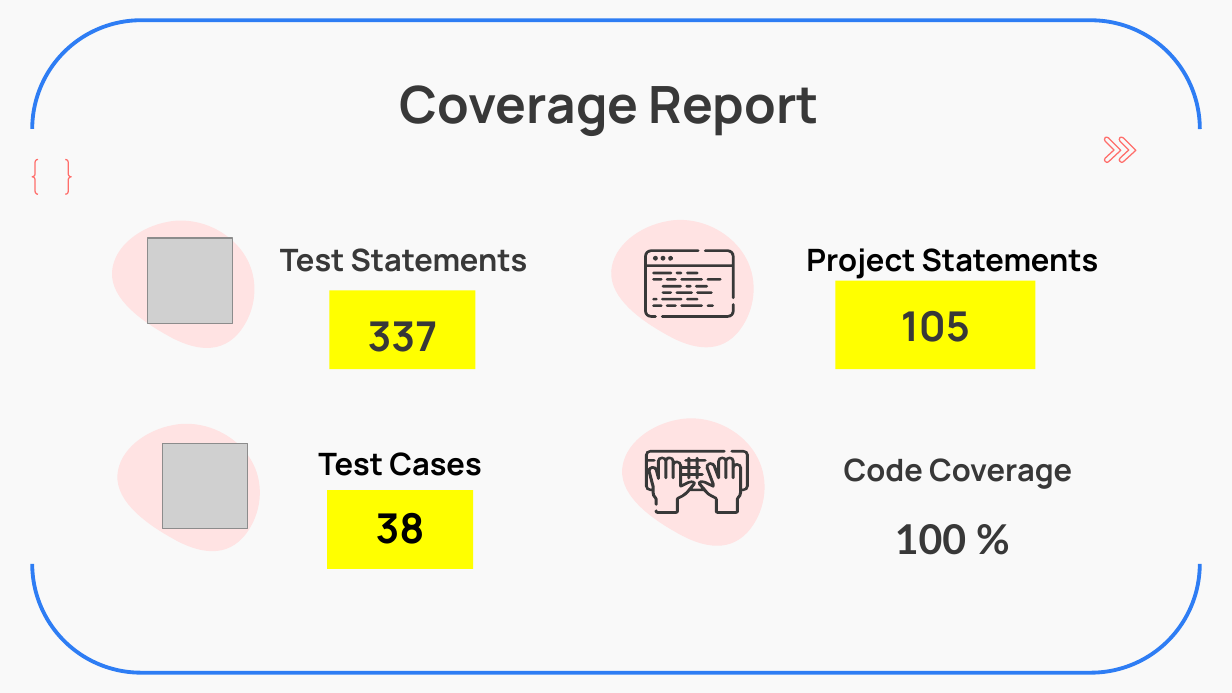
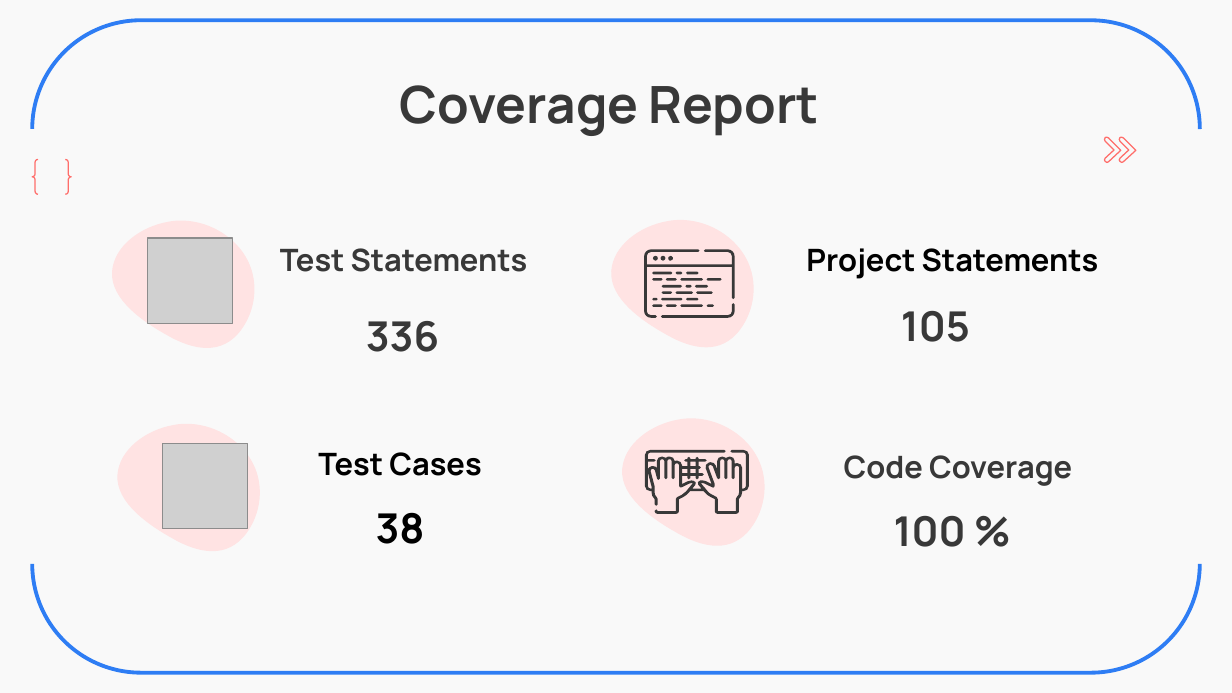
Before and after one commit to ZavierHuang/RESTFUL-API-DESIGN, a slide deck: slide 20 of 黃昱叡_和碩線下測驗_UnitTest_Restful_V2.pptx. Drawn at 1232x693 pixels with LibreOffice and Linux fonts; fonts in the diff are those of the drawing; grey boxes stand for pictures. Boxes give left, top, right and bottom in pixels: in the first picture for what was removed or moved away, otherwise in the second. Text is boxed around its words. In the diff, an @@ line names an element or a change of style, - is before the commit and + after.

```diff
--- a/黃昱叡_和碩線下測驗_UnitTest_Restful_V2.pptx
+++ b/黃昱叡_和碩線下測驗_UnitTest_Restful_V2.pptx
@@ 2 texts, 1 subtitle: place and size @@
-2 texts, 1 subtitle at [326, 281, 1035, 569]
+2 texts, 1 subtitle at [366, 311, 970, 544]
@@ fill #FFFF00 to none in 3 elements at [901, 311, 970, 342], [376, 512, 425, 544], [366, 321, 439, 352] @@
@@ text at [366, 321, 439, 352]: text changed @@
-337
+336
@@ text "100 %": place and size @@
-text "100 %" at [895, 524, 966, 555]
+text "100 %" at [894, 516, 966, 547]
@@ text "100 %" at [894, 516, 966, 547]: font Lato to Manrope @@
```
Also in this commit, not shown: 8 other slides changed.
